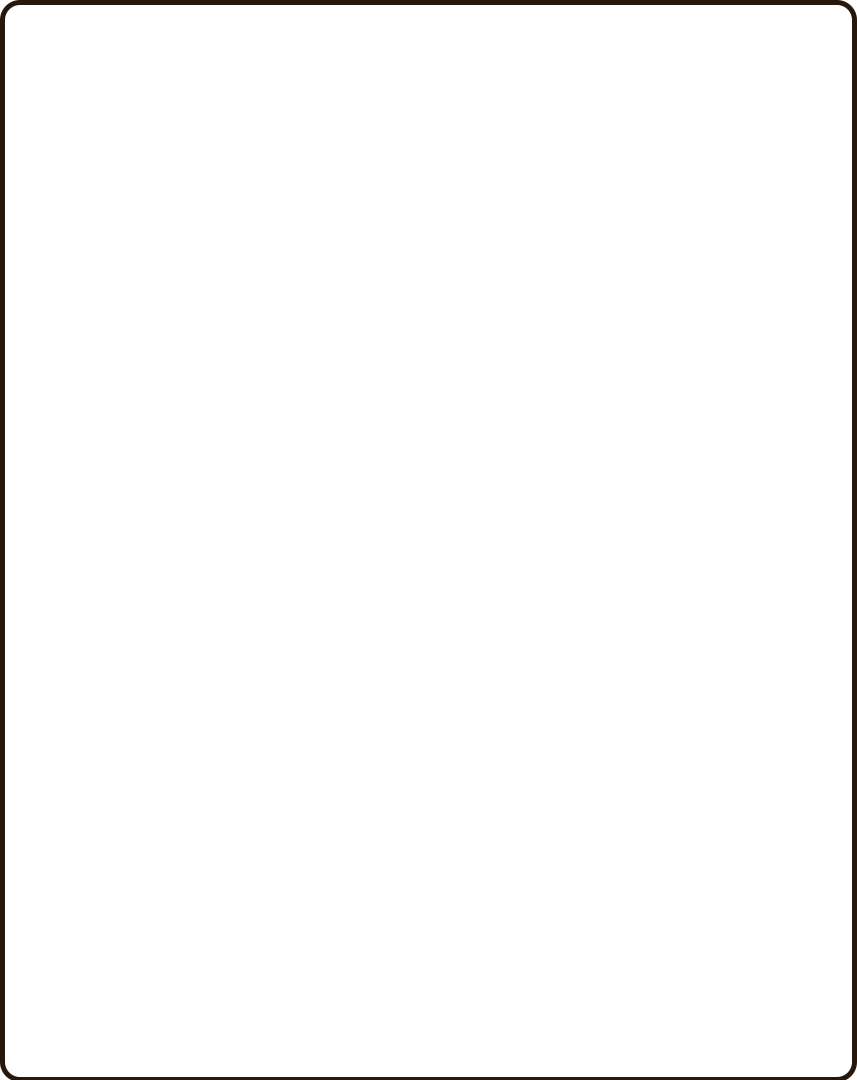
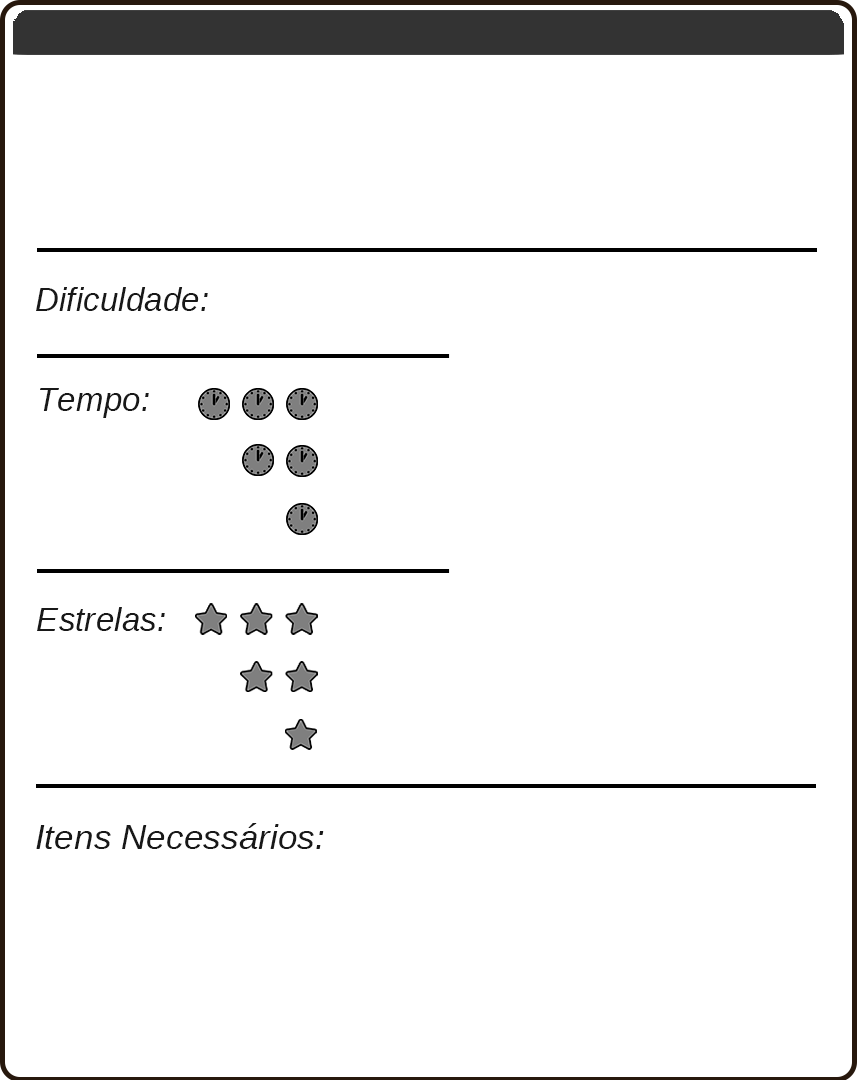
Comparing the layer stacks of the two 857×1080 images. Changes:
added layer "star copiar 7" above "star copiar 6" over [285,719,317,750]
added layer "star copiar 6" above "star copiar 5" over [240,661,318,692]
added layer "star copiar 5" above "clock copiar 5" over [195,603,318,635]
added layer "clock copiar 5" above "clock copiar 4" over [286,503,318,535]
added layer "clock copiar 4" above "clock copiar 3" over [286,388,318,420]
added layer "clock copiar 3" above "clock copiar 2" over [242,444,274,476]
added layer "clock copiar 2" above "clock copiar" over [286,445,318,477]
added layer "clock copiar" above "clock" over [242,388,274,420]
added layer "clock" above "Itens Necessários:" over [198,388,230,420]
added layer "Itens Necessários:" above "Estrelas:" over [36,823,324,849]
added layer "Estrelas:" above "Tempo:" over [37,607,165,631]
added layer "Tempo:" above "Dificuldade:" over [40,388,149,418]
added layer "Dificuldade:" above "Retângulo 2 copiar" over [36,287,208,311]
added layer "Retângulo 2 copiar" above "Retângulo 1 copiar" over [36,248,817,788]
"Retângulo 1": opacity 62% → 80%, painted on it over [13,10,844,849]
